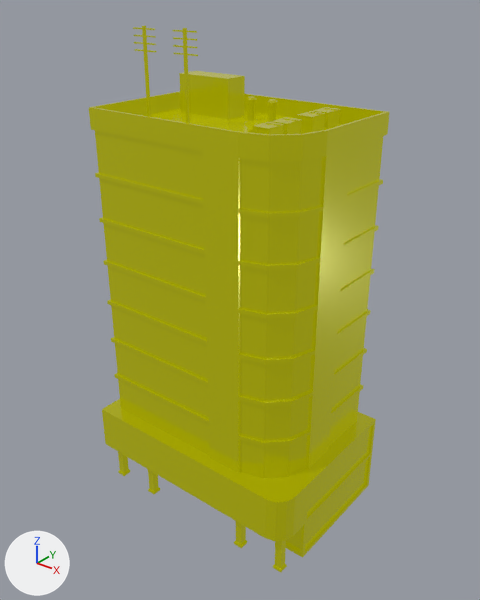
The glTF model public/models/building-office-rounded.glb, before and after one commit.
Rendered twice from a 50 mm lens placed at (30.8, -38.2, 42.5), pointed at (0.4, -0.2, 19.0). Every picture has the same lights, and +X, +Y and +Z are marked at lower left. Where no turn or scale is listed for an object, it has been applied to the vertices.

In view in the first picture: 'building-office-rounded'.
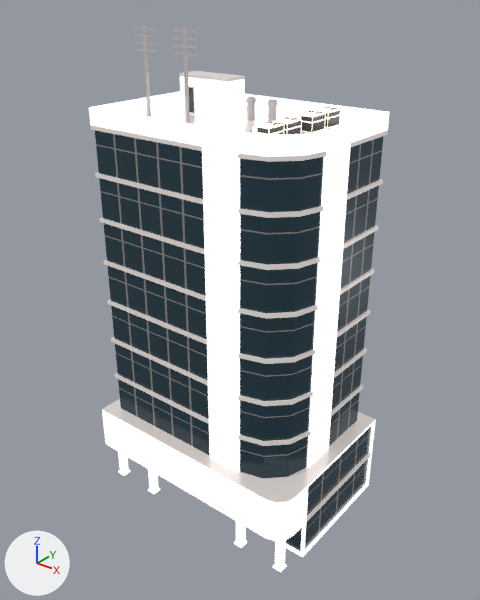
Location of each change, [x1, y1, x2, y2] in pixels of the pictures (480 x 600 px):
'building-office-rounded', recoloured: [89, 26, 390, 572] in both

What changed in the scene script:
```text
Add img_base:
    img_base = load_image('base', '_unpacked/base', 1024, 1024, 'sRGB')
Add mat_lowpoly_colors_001:
    mat_lowpoly_colors_001 = bpy.data.materials.new('LOWPOLY-COLORS.001')
    # uses the picture img_base
Change me_building_office_rounded:
    where me_building_office_rounded.from_pydata(...)  # 2918 vertices, 5775 faces; spans x -10.0..10.0, y -7.1..7.0, z 0.0..39.4
    remove me_building_office_rounded.materials.append(mat_lowpoly_colors)
    add me_building_office_rounded.materials.append(mat_lowpoly_colors_001)
```
